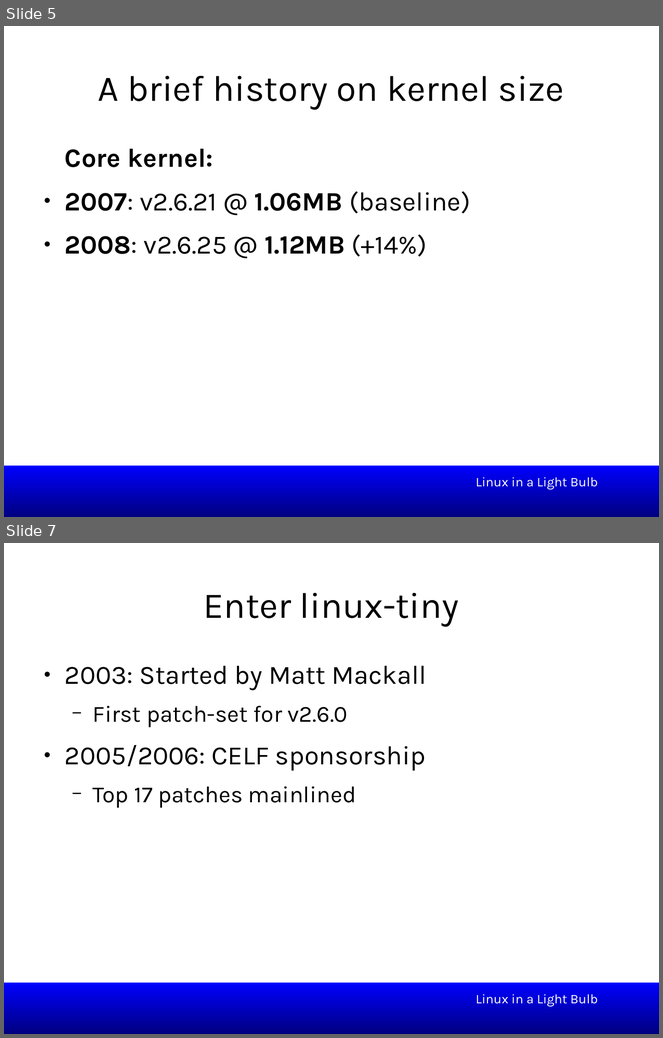
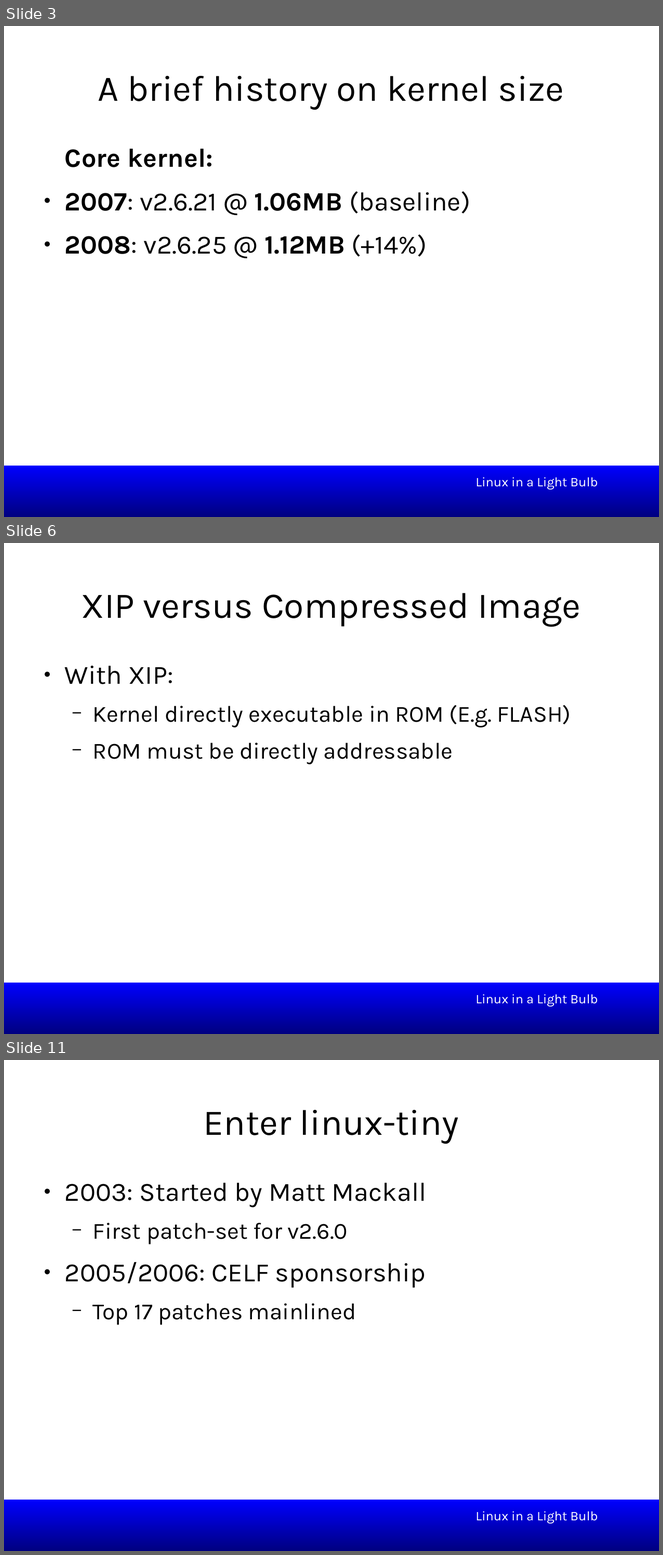
Before and after one commit to smipi1/elce2015, a slide deck: presentations/Linux_In_a_Lightbulb-Where_are_we_on_tinification-ELCE2015.odp. Shown one above the other, each under a label of ours: slides 5 and 7 before the commit, slides 3, 6 and 11 after it; the slides between them are not shown. The pictures are 663x1038 and 663x1555 pixels, drawn with LibreOffice and Linux fonts; fonts in the diff are those of the drawing; background and template pictures are left out. Boxes give left, top, right and bottom in pixels: in the first picture for what was removed or moved away, otherwise in the second. Text is boxed around its words. In the diff, an @@ line names an element or a change of style, - is before the commit and + after.

Commit message:
wip: kernel size background and history

```diff
--- a/presentations/Linux_In_a_Lightbulb-Where_are_we_on_tinification-ELCE2015.odp
+++ b/presentations/Linux_In_a_Lightbulb-Where_are_we_on_tinification-ELCE2015.odp
@@ slide 6 added at [4,543,659,1034], background #FFFFFF; not listed: 1 template element that a slide beside it also shows @@
@@ title added at [81,593,581,626], 44 pt, text #000000 @@
+XIP versus Compressed Image
@@ text added at [65,666,571,765], 28 pt, text #000000 @@
+● With XIP:
+  − Kernel directly executable in ROM (E.g. FLASH)
+  − ROM must be directly addressable
@@ text added at [476,994,598,1007], 16 pt, text #FFFFFF @@
+Linux in a Light Bulb
@@ what was slide 5 is now slide 3 @@
@@ what was slide 7 is now slide 11 @@
```
Also in this commit, not shown: 3 slides changed, 3 other slides added.
